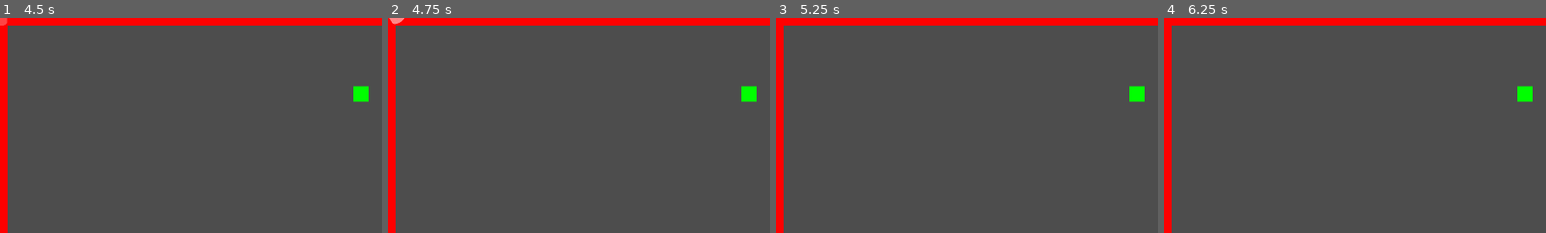
Above: before the commit, frames 1-4 (left to right).
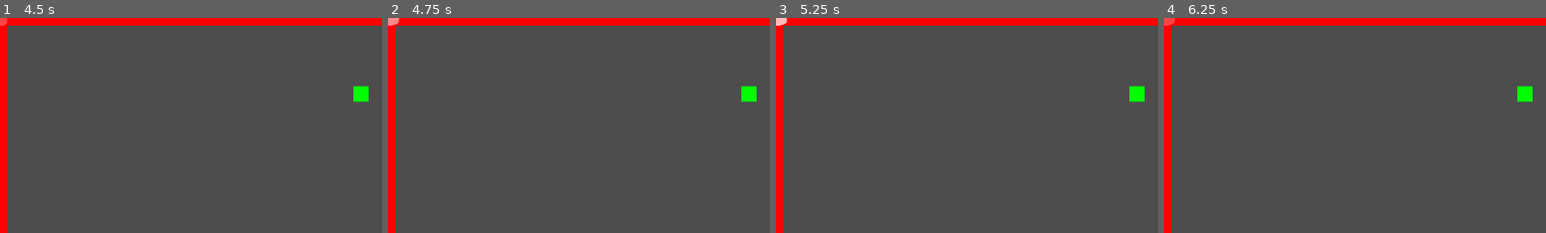
Above: after the commit, the same moments.

Repository: Ozymandias1/godot_snake_game
Game: Godot game, scene res://Scenes/Templates/game_level.tscn
Two runs of this game, one before a commit and one after it. Both use one fixed random seed, a clock stepped at 60 frames per second and the inputs below. This scene is started directly instead of the project's main scene.
Inputs (mouse positions are % of the whole screen's width and height, from its top left):
- Up to frame 1 (4.5 s): click "Start Game" at 0.5 s; tap Enter at 1.25 s; move the mouse to (72, 45) at 1.27 s; hold D (Steer Right) 1.28-2.03 s; tap T (TestKey) at 1.35, 2.3, 2.85, 3.6 s; click (72, 45) at 1.42 s; move the mouse to (30, 55) at 2.02 s; hold A (Steer Left) 2.03-2.78 s; tap W (Boost) at 2.1 s; move the mouse to (60, 28) at 2.77 s; hold D (Steer Right) 2.78-4.28 s; tap Space at 3.5 s; move the mouse to (45, 70) at 3.52 s; click (45, 70) at 3.67 s; move the mouse to (80, 65) at 4.27 s; hold A (Steer Left) from 4.28 s (still down); hold W (Boost) from 4.28 s (still down)
- Up to frame 2 (4.75 s): keep holding A (Steer Left); keep holding W (Boost); tap T (TestKey) at 4.55 s
- Up to frame 3 (5.25 s): keep holding A (Steer Left); tap Enter at 5 s; move the mouse to (20, 35) at 5.02 s; release W (Boost) at 5.03 s; tap T (TestKey) at 5.1 s
- Up to frame 4 (6.25 s): keep holding A (Steer Left); move the mouse to (55, 50) at 5.77 s; tap T (TestKey) at 5.85 s; click (55, 50) at 5.92 s
The pictures show only the part of the screen within x 0-50%, y 0-50%; the shares and areas given below are measured in that part.

Frame 1 is identical in both runs. In frame 2, less than 0.1% of the frame differs, in the area x 0-5%, y 0-4%; in frame 3, 0.1%, in the area x 0-3%, y 0-4%; in frame 4, less than 0.1%.
Error in both runs: Invalid access to property or key 'name' on a base object of type 'Dictionary'. (res://Scripts/Player.gd:34)

Commit message:
플레이어 깜박임시 이동, 조작 중지

Diff:
--- a/Scripts/GameLevel.gd
+++ b/Scripts/GameLevel.gd
@@ -92,4 +92,3 @@
 		other.queue_free.call_deferred()
 	else:
 		player.blink.rpc()
-		print_debug("on_player_head_area2d_entered")
--- a/Scripts/Player.gd
+++ b/Scripts/Player.gd
@@ -88,12 +88,13 @@
 	var blink_count: int = 3
 	# 반투명깜박임
 	self.do_blink.rpc(blink_time, blink_count)
-	# 이동 중지
-	# 콜리전 비활성
-	self.set_collision_disable.rpc(true)
-	# 나머지 몸체 제거
-	await get_tree().create_timer(blink_time * blink_count).timeout
 	if is_multiplayer_authority():
+		# 이동, 조작 중지
+		self._set_control_process_mode.rpc(Node.PROCESS_MODE_DISABLED)
+		# 콜리전 비활성
+		self._set_collision_disable.rpc(true)
+		# 나머지 몸체 제거
+		await get_tree().create_timer(blink_time * blink_count).timeout
 		var body_count: int = self.body_list.size()
 		for i in range(body_count-1):
 			var del_body = self.body_list[1]
@@ -110,18 +111,24 @@
 		blink_tween.kill()
 	blink_tween = get_tree().create_tween()
 	blink_tween.set_loops(blink_count)
-	blink_tween.tween_method(self.set_sprite_alpha_method, 1.0, 0.0, blink_time * 0.5)
-	blink_tween.tween_method(self.set_sprite_alpha_method, 0.0, 1.0, blink_time * 0.5)
+	blink_tween.tween_method(self._set_sprite_alpha_method, 1.0, 0.0, blink_time * 0.5)
+	blink_tween.tween_method(self._set_sprite_alpha_method, 0.0, 1.0, blink_time * 0.5)
 
 # 스프라이트 투명도 설정
-func set_sprite_alpha_method(alpha: float) -> void:
+func _set_sprite_alpha_method(alpha: float) -> void:
 	var sprites = self.find_children("*", "Sprite2D", true, false)
 	for sprite in sprites:
 		sprite.modulate.a = alpha
 
+# 이동, 조작 프로세싱 모드 설정
+@rpc("any_peer", "call_local")
+func _set_control_process_mode(mode: ProcessMode) -> void:
+	self.move_component.process_mode = mode
+	self.steering_component.process_mode = mode
+
 # 콜리전 비활성화 여부 설정
 @rpc("any_peer", "call_local")
-func set_collision_disable(is_disable: bool) -> void:
+func _set_collision_disable(is_disable: bool) -> void:
 	var collisions = self.find_children("*", "CollisionShape2D", true, false)
 	for collision in collisions:
 		collision.set_deferred("disabled", is_disable)
